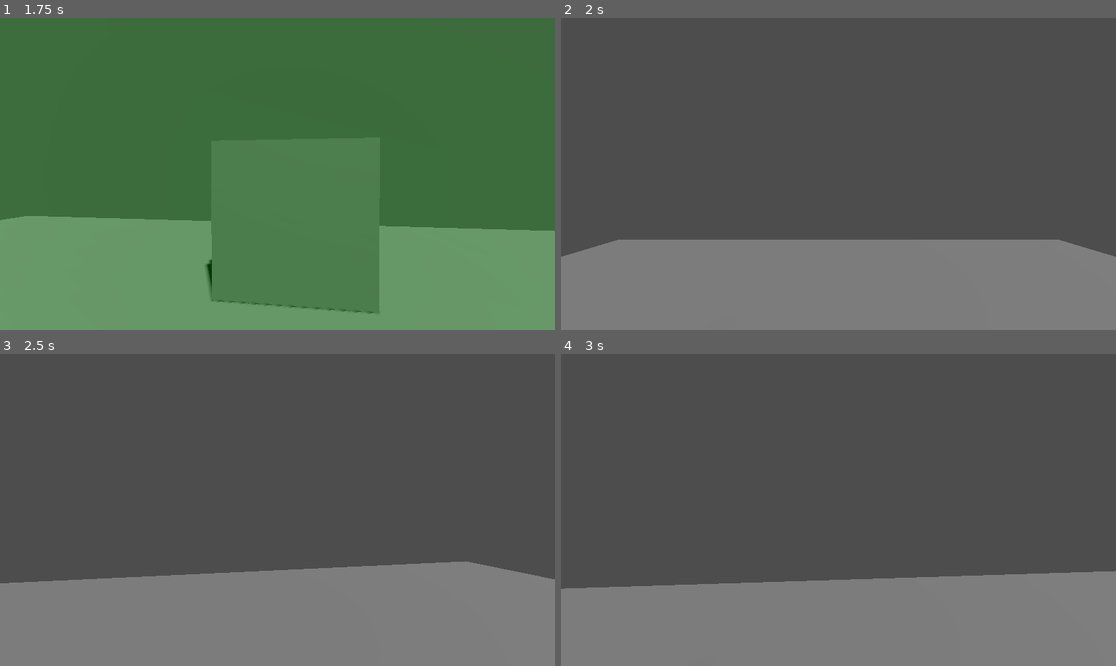
Above: before the commit, frames 1-4 (two rows, left to right).
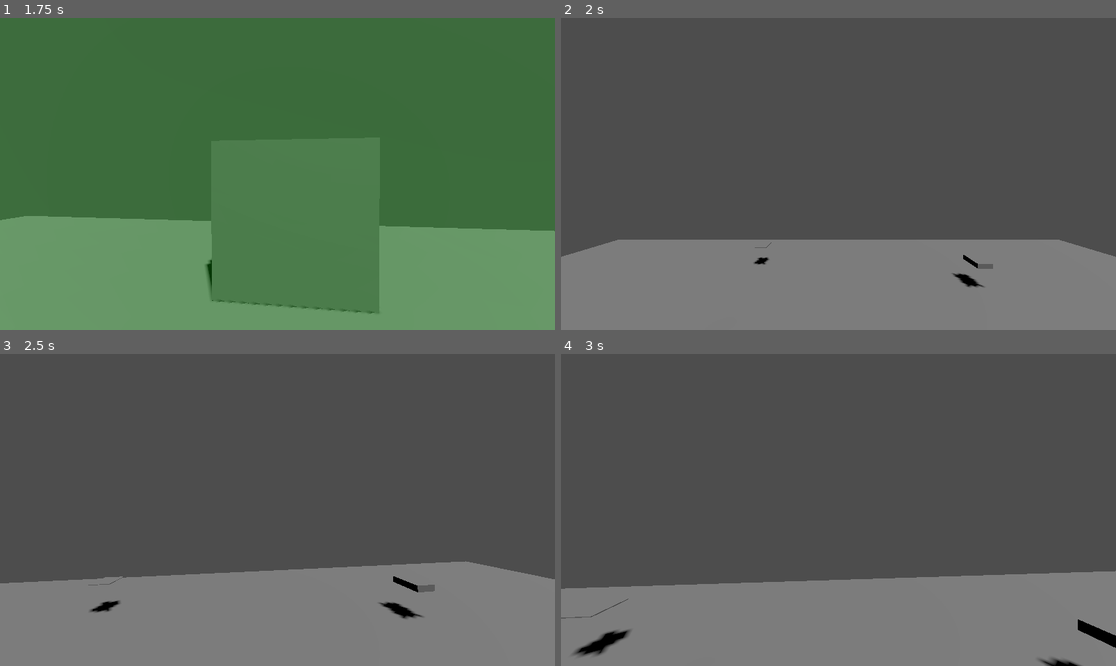
Above: after the commit, the same moments.

Repository: conorn09/Feargame
Game: Godot game, scene res://scenes/test_environment.tscn
Two runs of this game, one before a commit and one after it. Both use one fixed random seed, a clock stepped at 60 frames per second and the inputs below.
Inputs (mouse positions are in pixels of both pictures, inside the frame that each line leads up to):
- Up to frame 1 (1.75 s): move the mouse to (305, 174) at 0.52 s; hold E (interact) 0.53-1.28 s; hold W (move_forward) from 0.53 s (still down); move the mouse to (249, 174) at 1.27 s; tap E (interact) at 1.35 s
- Up to frame 2 (2 s): keep holding W (move_forward)
- Up to frame 3 (2.5 s): keep holding W (move_forward); move the mouse to (288, 503) at 2.02 s; hold E (interact) from 2.03 s (still down)
- Up to frame 4 (3 s): keep holding W (move_forward); move the mouse to (832, 516) at 2.77 s; release E (interact) at 2.78 s; tap E (interact) at 2.85 s

Frame 1 is identical in both runs. In frame 2, 0.3% of the frame differs, in the area x 34-78%, y 71-87%; in frame 3, 0.5%; in frame 4, 0.8%, in the area x 0-100%, y 78-100%.

Commit message:
moreinteractivethings

Diff:
--- /dev/null
+++ b/resources/items/key_item.tres
@@ -0,0 +1,11 @@
+[gd_resource type="Resource" script_class="InventoryItem" load_steps=2 format=3]
+
+[ext_resource type="Script" path="res://scripts/inventory/inventory_item.gd" id="1_inventory_item"]
+
+[resource]
+script = ExtResource("1_inventory_item")
+item_id = "mysterious_key"
+display_name = "Mysterious Key"
+description = "An old brass key. It looks like it might open something important."
+icon = null
+is_key_item = true
--- a/scenes/environments/house_interior.tscn
+++ b/scenes/environments/house_interior.tscn
@@ -1,7 +1,10 @@
-[gd_scene load_steps=4 format=3 uid="uid://c8j3k4m5n6o7p8q9"]
+[gd_scene load_steps=7 format=3 uid="uid://c8j3k4m5n6o7p8q9"]
 
 [ext_resource type="Script" path="res://scripts/scene/spawn_point.gd" id="1_spawn"]
 [ext_resource type="PackedScene" uid="uid://b8qxvj7k3m5yw" path="res://scenes/player/player.tscn" id="2_player"]
+[ext_resource type="PackedScene" uid="uid://door_001" path="res://scenes/interactables/door.tscn" id="3_door"]
+[ext_resource type="PackedScene" uid="uid://key_item_001" path="res://scenes/interactables/key_item.tscn" id="4_key"]
+[ext_resource type="PackedScene" uid="uid://note_001" path="res://scenes/interactables/note.tscn" id="5_note"]
 
 [sub_resource type="BoxShape3D" id="BoxShape3D_floor"]
 size = Vector3(16, 1, 12)
@@ -33,3 +36,12 @@
 transform = Transform3D(1, 0, 0, 0, 1, 0, 0, 0, 1, 0, 0, 2)
 script = ExtResource("1_spawn")
 spawn_id = "default"
+
+[node name="Door" parent="." instance=ExtResource("3_door")]
+transform = Transform3D(1, 0, 0, 0, 1, 0, 0, 0, 1, -7, 1.5, 0)
+
+[node name="KeyItem" parent="." instance=ExtResource("4_key")]
+transform = Transform3D(1, 0, 0, 0, 1, 0, 0, 0, 1, 3, 0.5, -3)
+
+[node name="Note" parent="." instance=ExtResource("5_note")]
+transform = Transform3D(1, 0, 0, 0, 1, 0, 0, 0, 1, -2, 0.5, -4)
--- /dev/null
+++ b/scenes/interactables/door.tscn
@@ -0,0 +1,26 @@
+[gd_scene load_steps=4 format=3 uid="uid://door_001"]
+
+[ext_resource type="Script" path="res://scripts/interaction/door_interactable.gd" id="1_door"]
+
+[sub_resource type="BoxShape3D" id="BoxShape3D_door"]
+size = Vector3(2, 3, 0.2)
+
+[sub_resource type="BoxMesh" id="BoxMesh_door"]
+size = Vector3(2, 3, 0.2)
+
+[node name="Door" type="StaticBody3D" groups=["interactable"]]
+script = ExtResource("1_door")
+interaction_prompt = "Open Door"
+description = "A wooden door. It looks like it can be opened."
+gives_item = false
+one_time_use = false
+opens_door = true
+triggers_scene_transition = false
+target_scene = ""
+target_spawn_id = "default"
+
+[node name="CollisionShape3D" type="CollisionShape3D" parent="."]
+shape = SubResource("BoxShape3D_door")
+
+[node name="MeshInstance3D" type="MeshInstance3D" parent="."]
+mesh = SubResource("BoxMesh_door")
--- /dev/null
+++ b/scenes/interactables/key_item.tscn
@@ -0,0 +1,24 @@
+[gd_scene load_steps=5 format=3 uid="uid://key_item_001"]
+
+[ext_resource type="Script" path="res://scripts/interaction/key_item_interactable.gd" id="1_key_item"]
+[ext_resource type="Resource" path="res://resources/items/key_item.tres" id="2_key_resource"]
+
+[sub_resource type="BoxShape3D" id="BoxShape3D_key"]
+size = Vector3(0.3, 0.1, 0.5)
+
+[sub_resource type="BoxMesh" id="BoxMesh_key"]
+size = Vector3(0.3, 0.1, 0.5)
+
+[node name="KeyItem" type="StaticBody3D" groups=["interactable"]]
+script = ExtResource("1_key_item")
+interaction_prompt = "Pick up"
+description = "A mysterious key lies here."
+gives_item = true
+item_data = ExtResource("2_key_resource")
+one_time_use = true
+
+[node name="CollisionShape3D" type="CollisionShape3D" parent="."]
+shape = SubResource("BoxShape3D_key")
+
+[node name="MeshInstance3D" type="MeshInstance3D" parent="."]
+mesh = SubResource("BoxMesh_key")
--- /dev/null
+++ b/scenes/interactables/note.tscn
@@ -0,0 +1,22 @@
+[gd_scene load_steps=4 format=3 uid="uid://note_001"]
+
+[ext_resource type="Script" path="res://scripts/interaction/note_interactable.gd" id="1_note"]
+
+[sub_resource type="BoxShape3D" id="BoxShape3D_note"]
+size = Vector3(0.3, 0.01, 0.4)
+
+[sub_resource type="BoxMesh" id="BoxMesh_note"]
+size = Vector3(0.3, 0.01, 0.4)
+
+[node name="Note" type="StaticBody3D" groups=["interactable"]]
+script = ExtResource("1_note")
+interaction_prompt = "Read Note"
+description = "The handwriting is shaky and hard to read: 'If you're reading this, get out while you still can. The house... it's not what it seems. I thought I heard something in the basement last night. I'm going to check it out tomorrow. If I don't make it back, tell my family I love them.'"
+gives_item = false
+one_time_use = false
+
+[node name="CollisionShape3D" type="CollisionShape3D" parent="."]
+shape = SubResource("BoxShape3D_note")
+
+[node name="MeshInstance3D" type="MeshInstance3D" parent="."]
+mesh = SubResource("BoxMesh_note")
--- /dev/null
+++ b/scripts/interaction/door_interactable.gd
@@ -0,0 +1,23 @@
+extends Interactable
+
+## Door interactable that can open or trigger scene transitions
+
+@export var opens_door: bool = true
+@export var triggers_scene_transition: bool = false
+@export var target_scene: String = ""
+@export var target_spawn_id: String = "default"
+
+func interact(player: Node) -> void:
+	super.interact(player)
+
+	if opens_door:
+		print("The door opens with a creak...")
+		# In a full implementation, this would play an animation
+		# For now, we just print a message
+
+	if triggers_scene_transition and target_scene != "":
+		print("Transitioning to: ", target_scene)
+		# Use get_node to access the autoload
+		var scene_manager = get_node("/root/SceneManager")
+		if scene_manager:
+			scene_manager.change_scene(target_scene, target_spawn_id)
--- /dev/null
+++ b/scripts/interaction/key_item_interactable.gd
@@ -0,0 +1,12 @@
+extends Interactable
+
+## Key item interactable that adds an item to the player's inventory when picked up
+
+func interact(_player: Node) -> void:
+	super.interact(_player)
+
+	if gives_item and item_data != null:
+		print("Picked up: ", item_data.display_name)
+		# Queue the item for deletion instead of just hiding it
+		# This avoids physics callback issues
+		call_deferred("queue_free")
--- /dev/null
+++ b/scripts/interaction/note_interactable.gd
@@ -0,0 +1,12 @@
+extends Interactable
+
+## Note interactable that displays text when examined
+
+func interact(player: Node) -> void:
+	super.interact(player)
+
+	if description != "":
+		print("You read the note:")
+		print(description)
+		# In a full implementation, this would display in a UI panel
+		# For now, we just print to console
Not shown, added: scripts/interaction/door_interactable.gd.uid
Not shown, added: scripts/interaction/key_item_interactable.gd.uid
Not shown, added: scripts/interaction/note_interactable.gd.uid
